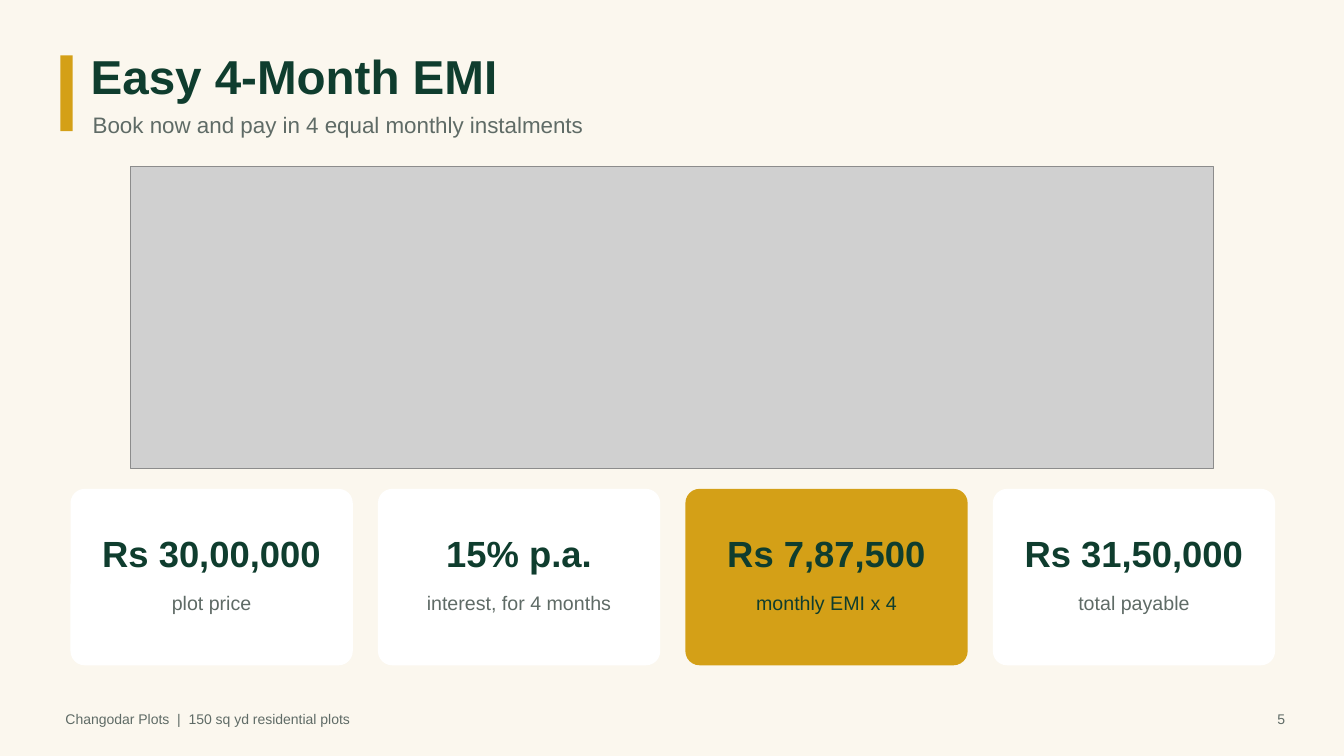
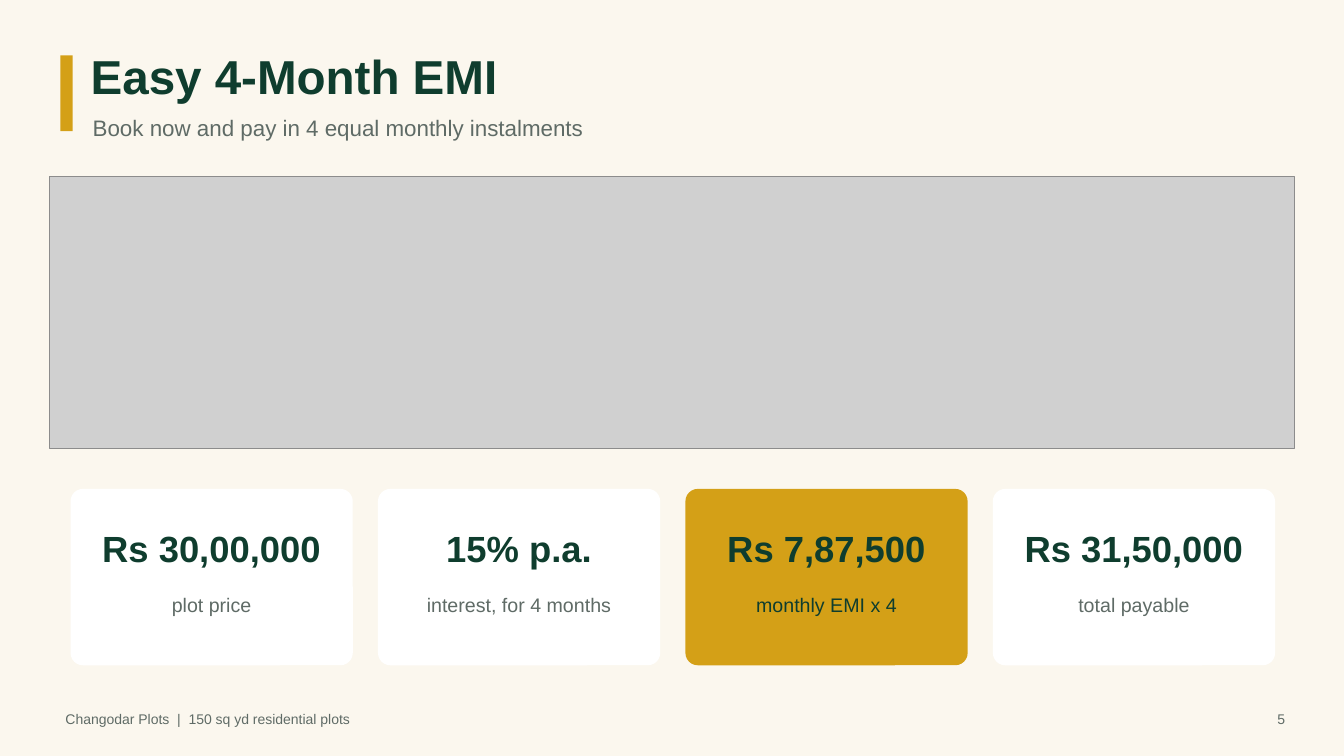
Before and after one commit to ashishhanda1/Changodar_plotting, a slide deck: slide 5 of output/Changodar_Plots_Marketing.pptx. Drawn at 1344x756 pixels with LibreOffice and Linux fonts; fonts in the diff are those of the drawing; grey boxes stand for pictures. Boxes give left, top, right and bottom in pixels: in the first picture for what was removed or moved away, otherwise in the second. Text is boxed around its words. In the diff, an @@ line names an element or a change of style, - is before the commit and + after.

```diff
--- a/output/Changodar_Plots_Marketing.pptx
+++ b/output/Changodar_Plots_Marketing.pptx
@@ picture resized from (x1=131, y1=166, x2=1214, y2=469) to (x1=49, y1=176, x2=1295, y2=449) @@
@@ text "Rs 30,00,000" moved from (x1=102, y1=541, x2=321, y2=573) to (x1=102, y1=536, x2=321, y2=568) @@
@@ text "15% p.a." moved from (x1=446, y1=541, x2=592, y2=575) to (x1=446, y1=536, x2=592, y2=570) @@
@@ text "Rs 7,87,500" moved from (x1=727, y1=541, x2=926, y2=573) to (x1=727, y1=536, x2=926, y2=568) @@
@@ proportions changed in 4 elements at (x1=71, y1=489, x2=353, y2=665), (x1=378, y1=489, x2=660, y2=665), (x1=686, y1=489, x2=968, y2=665), (x1=993, y1=489, x2=1275, y2=665) @@
@@ text "Rs 31,50,000" moved from (x1=1025, y1=541, x2=1243, y2=573) to (x1=1025, y1=536, x2=1243, y2=568) @@
```
Also in this commit, not shown: 9 other slides changed, 42 other files.
